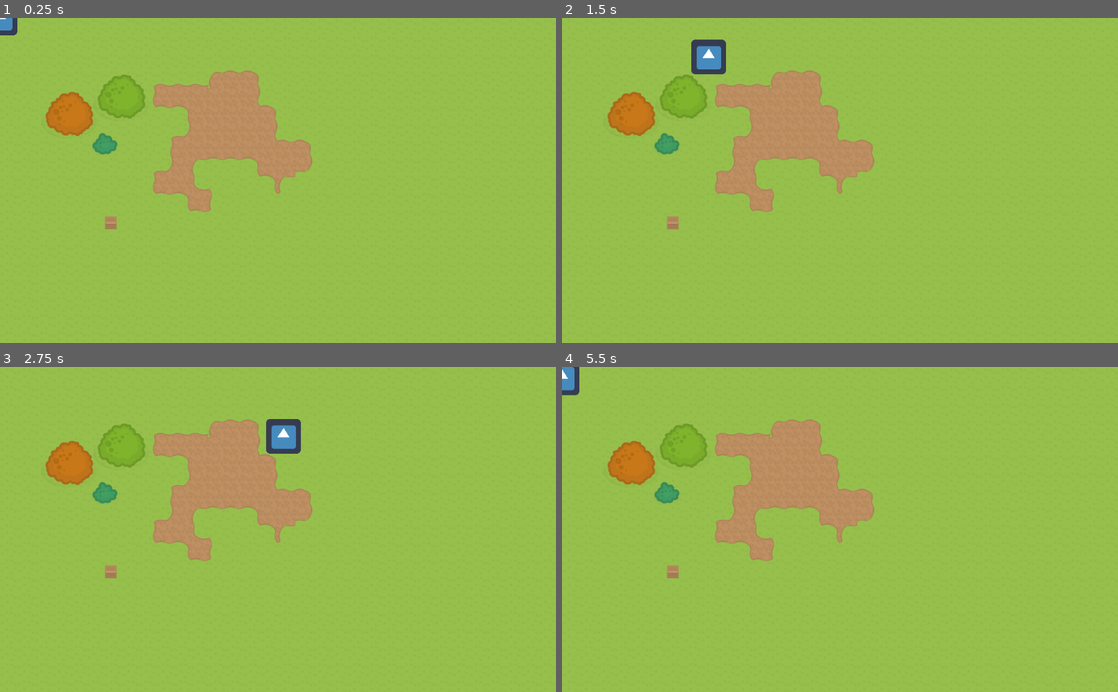
Above: before the commit, frames 1-4 (two rows, left to right).
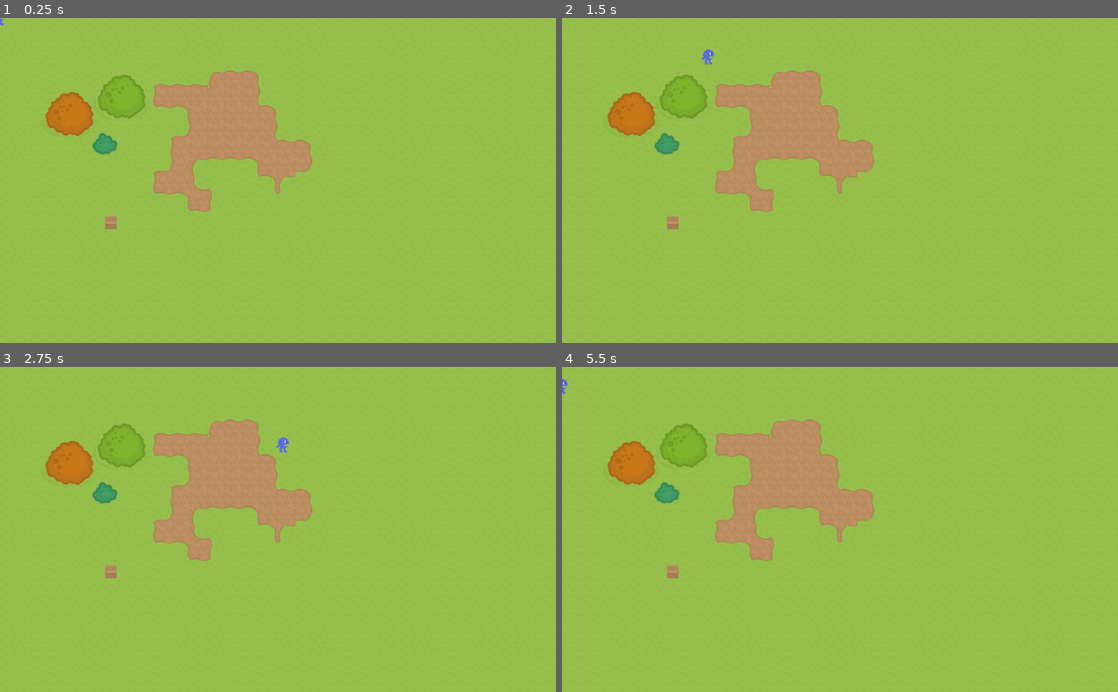
Above: after the commit, the same moments.

Repository: bagedevimo/pxljam19
Game: Godot game, scene res://Game.tscn
Two runs of this game, one before a commit and one after it. Both use one fixed random seed, a clock stepped at 60 frames per second and the inputs below. The engine's default icon, where the game draws it, is replaced by a stand-in: a white triangle on a blue panel in a dark square.
Inputs:
- Up to frame 1 (0.25 s): no input
- Up to frame 2 (1.5 s): tap Enter at 0.5 s; hold Right (ui_right) 0.53-1.28 s; tap Space (ui_select) at 0.77 s; hold Down (ui_down) from 1.28 s (still down)
- Up to frame 3 (2.75 s): tap Space (ui_select) at 1.52, 2 s; release Down (ui_down) at 2.03 s; hold Right (ui_right) from 2.03 s (still down)
- Up to frame 4 (5.5 s): release Right (ui_right) at 2.78 s; hold Up (ui_up) 2.78-3.53 s; tap Space (ui_select) at 3.02, 3.77, 4.25, 4.52 s; tap Enter at 3.5, 5 s; hold Left (ui_left) 3.53-5.03 s; hold Down (ui_down) from 5.03 s (still down)

The runs differ from the first frame. In frame 1, 0.2% of the frame differs, in the area x 0-4%, y 0-6%; in frame 2, 0.7%, in the area x 23-30%, y 6-18%; in frame 3, 0.7%; in frame 4, 0.3%.

Commit message:
Fix character

Diff:
--- a/Player.tscn
+++ b/Player.tscn
@@ -1,10 +1,10 @@
 [gd_scene load_steps=4 format=2]
 
 [ext_resource path="res://Player.gd" type="Script" id=1]
-[ext_resource path="res://icon.png" type="Texture" id=2]
+[ext_resource path="res://Character.png" type="Texture" id=2]
 
 [sub_resource type="RectangleShape2D" id=1]
-extents = Vector2( 32, 32 )
+extents = Vector2( 16, 16 )
 
 [node name="Player" type="KinematicBody2D"]
 script = ExtResource( 1 )
@@ -13,7 +13,7 @@
 z_index = 1
 texture = ExtResource( 2 )
 region_enabled = true
-region_rect = Rect2( 0, 0, 64, 64 )
+region_rect = Rect2( 0, 0, 32, 32 )
 
 [node name="CollisionShape2D" type="CollisionShape2D" parent="."]
 shape = SubResource( 1 )
